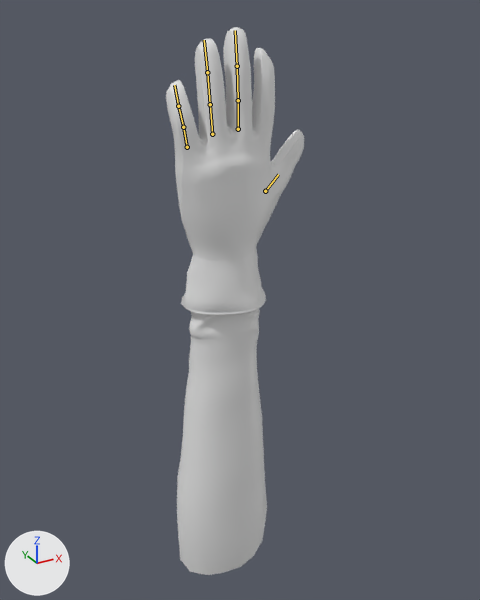
An edit to the FBX model Assets/Models/Glove/M_Glove.fbx, drawn before and after from the same camera.
Camera for both pictures: a 50 mm lens placed at (-7.8, -14.69, 5.25), pointed at (0.5, 0.41, -2.29). Every picture has the same lights, and +X, +Y and +Z are marked at lower left. The bones that change are drawn over the model as lines.

In view in the first picture: 'Arm', 'Glove'.
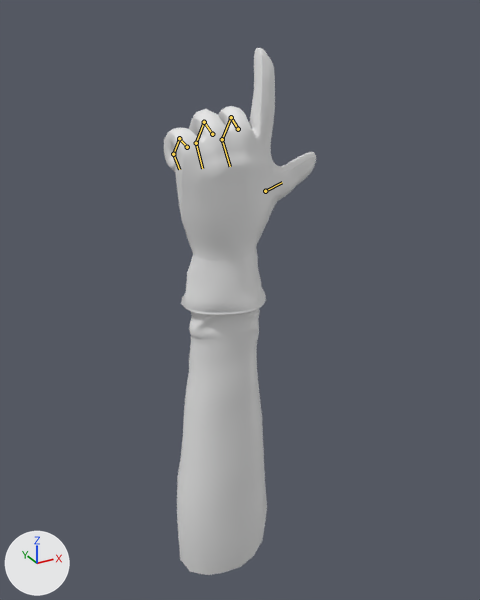
The newer file adds an action. The first version stands in its rest pose; the second is drawn at frame 1 of the action 'GloveRig|Pointing'.

Changed parts and their boxes [x1, y1, x2, y2] in the pictures (480 x 600 px):
'Glove', posed (10% wider, 7% shorter)
    before: [166, 27, 304, 315]
    after: [164, 48, 316, 315]
bone 'Thumb.01', root to tip
    before: (265, 191) to (278, 174)
    after: (265, 191) to (282, 182)
bone 'MiddleF01', root to tip
    before: (238, 129) to (238, 100)
    after: (238, 129) to (231, 117)
bone 'MiddleF02', root to tip
    before: (238, 100) to (237, 66)
    after: (231, 117) to (222, 139)
bone 'MiddleF03', root to tip
    before: (237, 66) to (235, 30)
    after: (222, 139) to (230, 166)
bone 'RingF.01', root to tip
    before: (212, 134) to (210, 104)
    after: (212, 134) to (204, 122)
bone 'RingF.02', root to tip
    before: (210, 104) to (207, 72)
    after: (204, 122) to (196, 143)
bone 'RingF.03', root to tip
    before: (207, 72) to (204, 40)
    after: (196, 143) to (202, 168)
bone 'PinkieF.01', root to tip
    before: (187, 147) to (183, 127)
    after: (187, 147) to (179, 138)
bone 'PinkieF.02', root to tip
    before: (183, 127) to (178, 106)
    after: (179, 138) to (173, 154)
bone 'PinkieF.03', root to tip
    before: (178, 106) to (174, 85)
    after: (173, 154) to (179, 169)

The edits, one by one:
Bone 'Thumb.01' (bone_thumb_01) turns from (0, 0, 0) to (-6, 0, -25) degrees about its own x, y and z.
Bone 'MiddleF01' (bone_middlef01) turns from (0, 0, 0) to (-76, -7, 13) degrees about its own x, y and z.
Bone 'MiddleF02' (bone_middlef02) turns from (0, 0, 0) to (-53, 0, 42) degrees about its own x, y and z.
Bone 'MiddleF03' (bone_middlef03) turns from (0, 0, 0) to (-61, 22, 23) degrees about its own x, y and z.
Bone 'RingF.01' (bone_ringf_01) turns from (0, 0, 0) to (-76, -2, 11) degrees about its own x, y and z.
Bone 'RingF.02' (bone_ringf_02) turns from (0, 0, 0) to (-55, 1, 39) degrees about its own x, y and z.
Bone 'RingF.03' (bone_ringf_03) turns from (0, 0, 0) to (-60, 24, 21) degrees about its own x, y and z.
Bone 'PinkieF.01' (bone_pinkief_01) turns from (0, 0, 0) to (-76, 4, 7) degrees about its own x, y and z.
Bone 'PinkieF.02' (bone_pinkief_02) turns from (0, 0, 0) to (-52, 6, 39) degrees about its own x, y and z.
Bone 'PinkieF.03' (bone_pinkief_03) turns from (0, 0, 0) to (-62, 20, 21) degrees about its own x, y and z.
